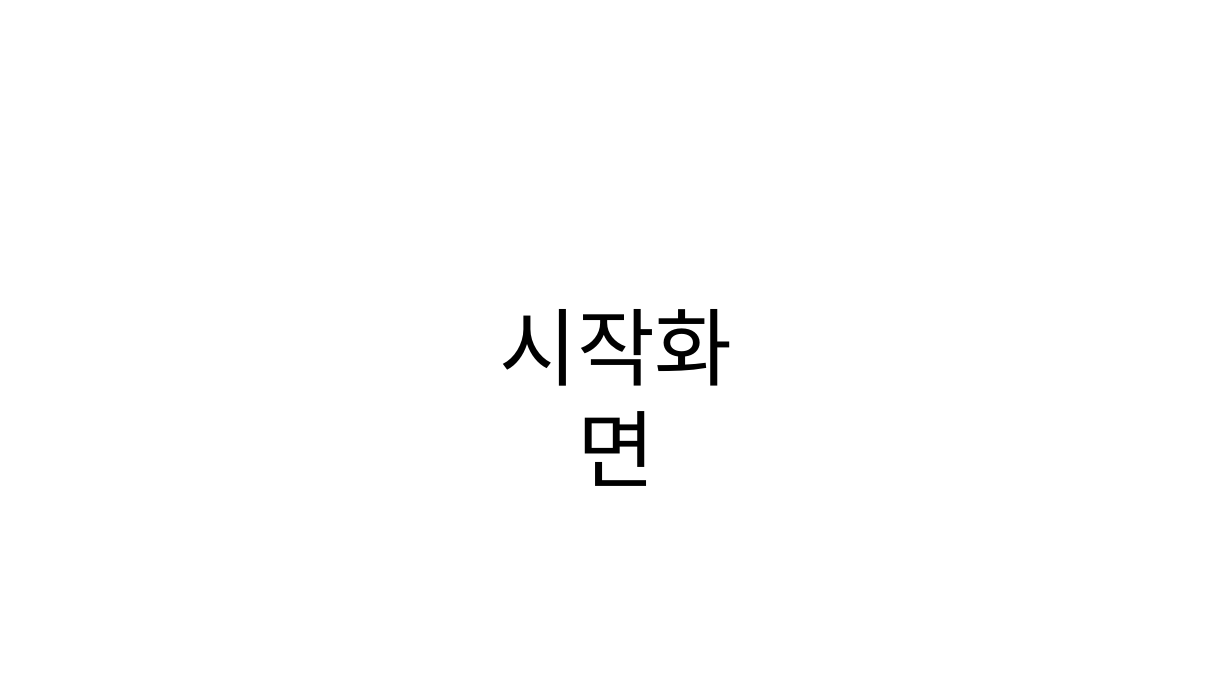
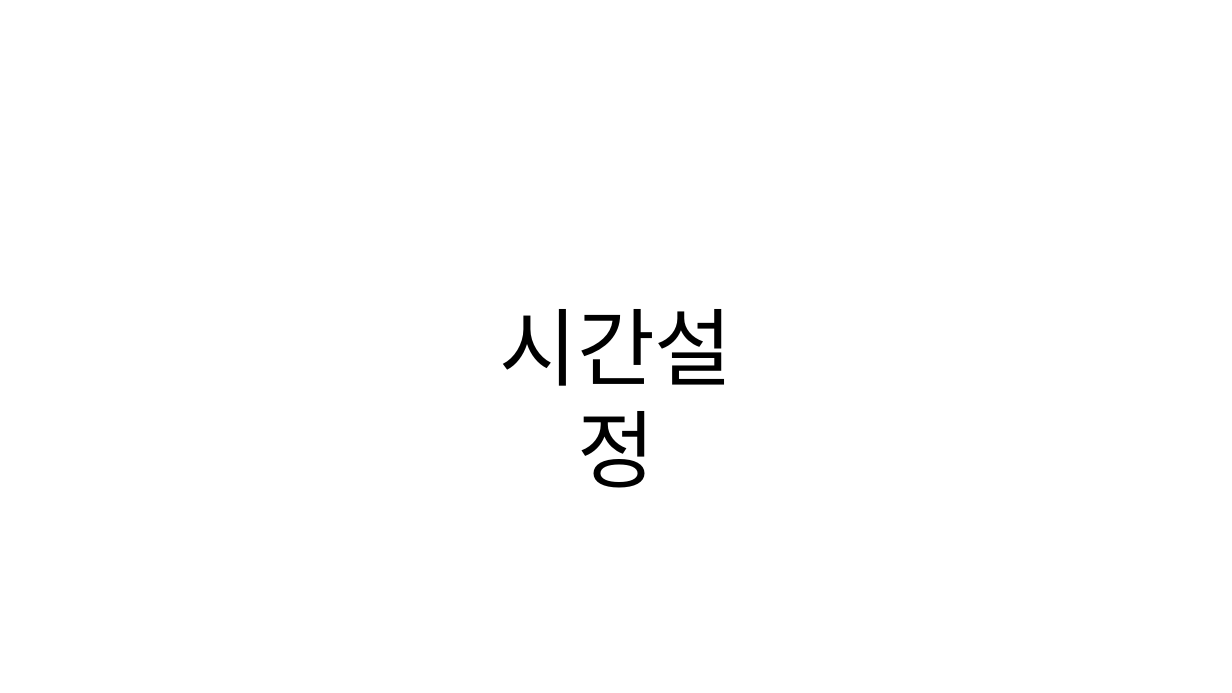
Before and after one commit to dgsw-2019-hackathon/J_B_H_AirConditioner, a slide deck: slide 14 of pptFile/ppt.pptx (slide 12 before the commit). Drawn at 1232x693 pixels with LibreOffice and Linux fonts; fonts in the diff are those of the drawing. Boxes give left, top, right and bottom in pixels: in the first picture for what was removed or moved away, otherwise in the second. Text is boxed around its words. In the diff, an @@ line names an element or a change of style, - is before the commit and + after.

```diff
--- a/pptFile/ppt.pptx
+++ b/pptFile/ppt.pptx
@@ text at bbox=[499, 309, 733, 488]: text changed @@
-시작화면
+시간설정
```
Also in this commit, not shown: 3 other slides changed, 6 slides added, 10 slides removed.
